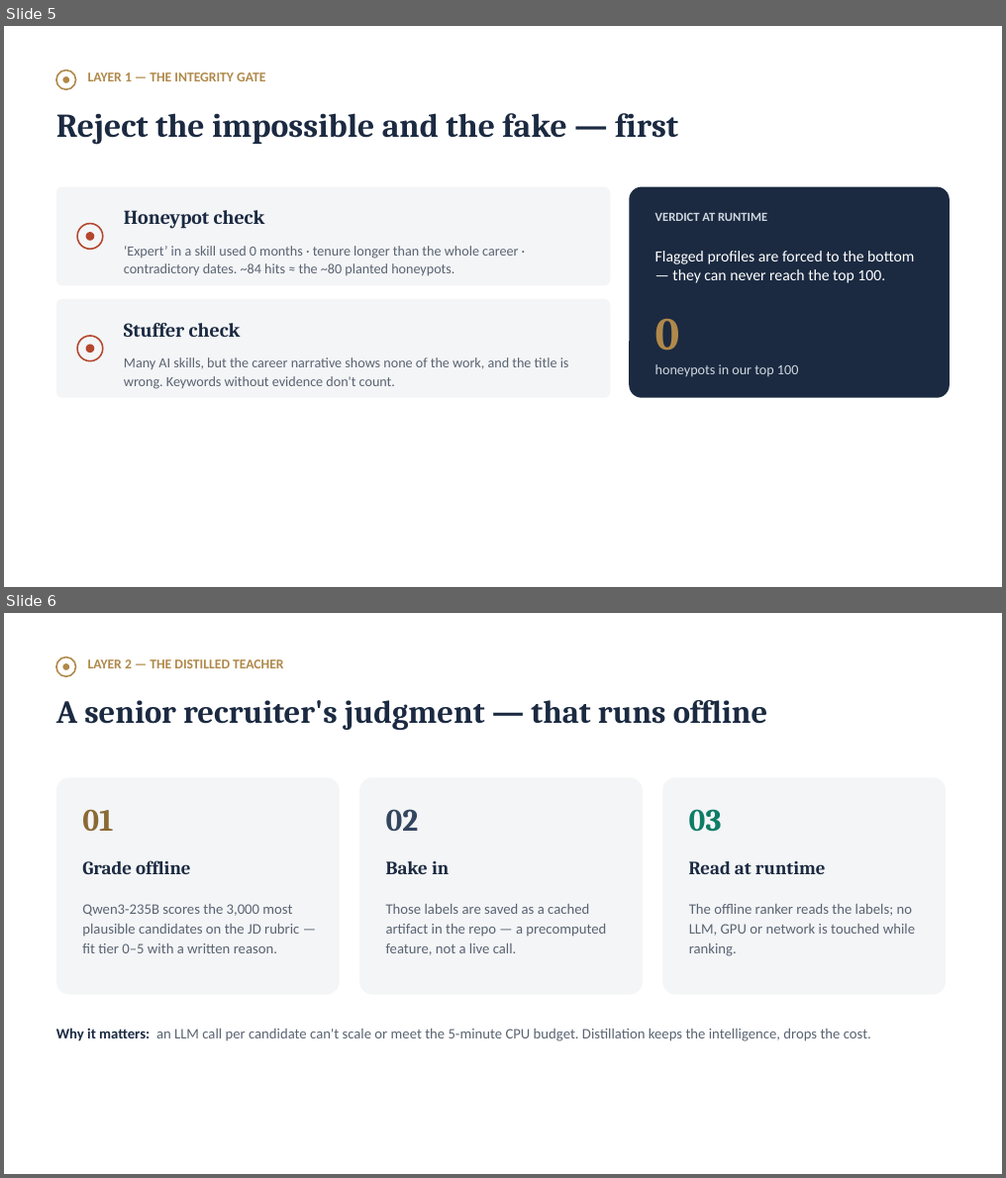
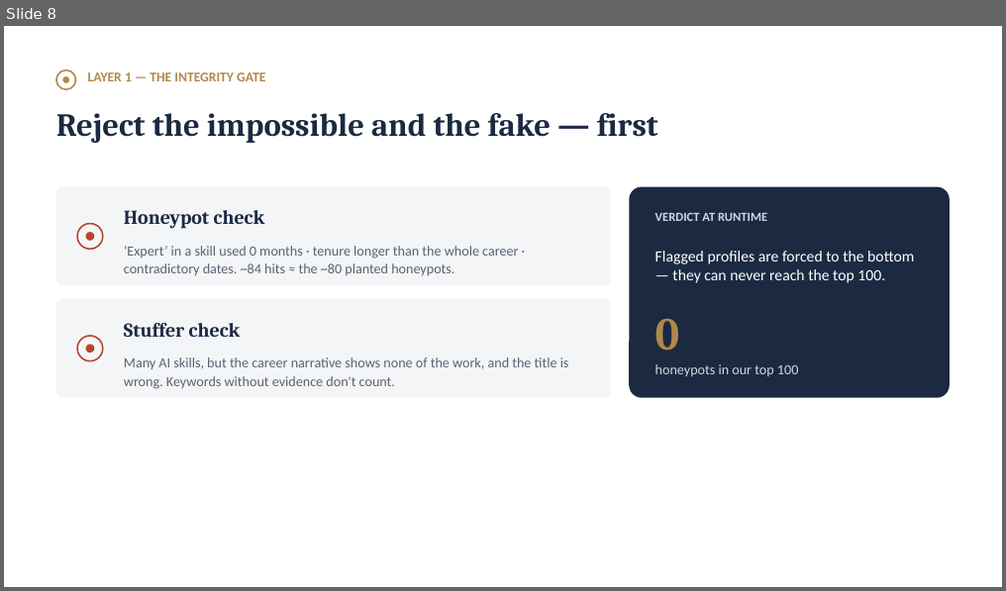
Before and after one commit to TheClazer/parakh, a slide deck: deck/parakh_deck.pptx. Shown one above the other, each under a label of ours: slides 5 and 6 before the commit, slide 8 after it. The pictures are 1006x1178 and 1006x591 pixels, drawn with LibreOffice and Linux fonts; fonts in the diff are those of the drawing. Boxes give left, top, right and bottom in pixels: in the first picture for what was removed or moved away, otherwise in the second. Text is boxed around its words. In the diff, an @@ line names an element or a change of style, - is before the commit and + after.

Commit message:
Team Evolve details; richer 16-slide deck; parametrize teacher model/output

```diff
--- a/deck/parakh_deck.pptx
+++ b/deck/parakh_deck.pptx
@@ slide 6 removed at (4, 613, 1002, 1174), background #FFFFFF @@
@@ ellipse removed at (56, 658, 76, 676) @@
@@ ellipse removed at (63, 663, 70, 670) @@
@@ text removed at (88, 660, 283, 668) @@
-LAYER 2 — THE DISTILLED TEACHER
@@ text removed at (56, 700, 768, 730) @@
-A senior recruiter's judgment — that runs offline
@@ rounded rectangle removed at (56, 777, 340, 995) @@
@@ rounded rectangle removed at (359, 777, 643, 995) @@
@@ rounded rectangle removed at (662, 777, 945, 995) @@
@@ text removed at (82, 809, 113, 831) @@
-01
@@ text removed at (386, 809, 419, 831) @@
-02
@@ text removed at (689, 809, 722, 832) @@
-03
@@ text removed at (82, 861, 190, 874) @@
-Grade offline
@@ text removed at (386, 861, 449, 874) @@
-Bake in
@@ text removed at (689, 861, 826, 874) @@
-Read at runtime
@@ text removed at (82, 904, 299, 954) @@
-Qwen3-235B scores the 3,000 most plausible candidates on the JD rubric — fit tier 0–5 with a written reason.
@@ text removed at (386, 904, 606, 956) @@
-Those labels are saved as a cached artifact in the repo — a precomputed feature, not a live call.
@@ text removed at (689, 904, 915, 957) @@
-The offline ranker reads the labels; no LLM, GPU or network is touched while ranking.
@@ text removed at (56, 1028, 871, 1042) @@
-Why it matters: an LLM call per candidate can't scale or meet the 5-minute CPU budget. Distillation keeps the intelligence, drops the cost.
@@ what was slide 5 is now slide 8 @@
@@ slide 8 changed as well @@
@@ text "Reject the impossible and the ..." at (56, 113, 658, 143): size 32 to 31 pt @@
```
Also in this commit, not shown: 8 other slides changed, 7 slides added, 1 other slide removed, 4 other files.
